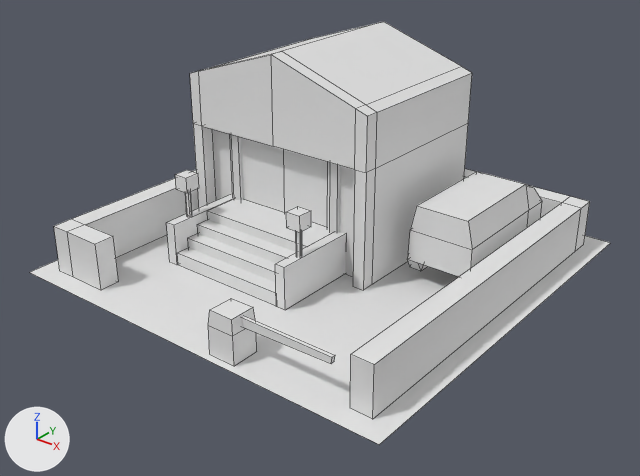
Renders of the Blender file Assets/Models/model_building_PoliceStation.blend from each side of a commit.
Camera for both pictures: a 50 mm lens placed at (2.35, -3.02, 1.95), pointed at (0.06, -0.14, 0.17). The axes (+X, +Y, +Z) are drawn at lower left. The lights are the same throughout. Mesh edges are drawn as thin lines.
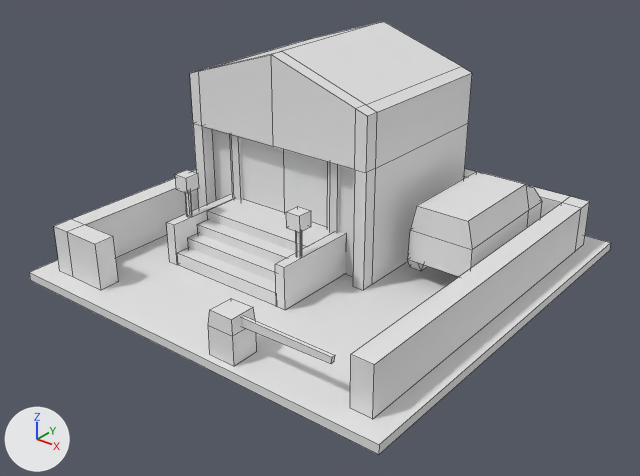
The newer file is also turned or shifted as a whole; pictures and numbers use the older file's frame.

Pixel boxes [x1, y1, x2, y2] of what changed, in the pictures (640 x 476 px):
'Plane.029', reshaped
    before: [30, 21, 610, 445]
    after: [29, 21, 611, 454]
part 1 of me_plane_058, added
    after: [29, 243, 611, 454]

Edits to the bpy script that builds the scene:
```text
Change me_plane_058:
    where me_plane_058.from_pydata(...)  # 282 vertices, 213 faces; spans x -1.0..1.0, y -1.0..1.0, z 0.0..0.99
    used by ob_plane_029; location = (0.0, 0.0, 0.0)
    verts and faces of me_plane_058; kept vertices keep their numbers, new ones are numbered from 282
    before: 278 (-1.0, -1.0, 0.0) at pixel (29, 272), 279 (-1.0, 1.0, 0.0), 280 (1.0, -1.0, 0.0) at pixel (379, 444), 281 (1.0, 1.0, 0.0) at pixel (610, 242)
    me_plane_058 part 1
    add for new, old in zip([*range(282, 286)], [*range(278, 282)]): verts[new] = verts[old] + (0.0, 0.0, -0.04)
    add faces += [(279, 281, 285, 283), (280, 284, 285, 281), (278, 282, 284, 280), (278, 279, 283, 282)]
```
